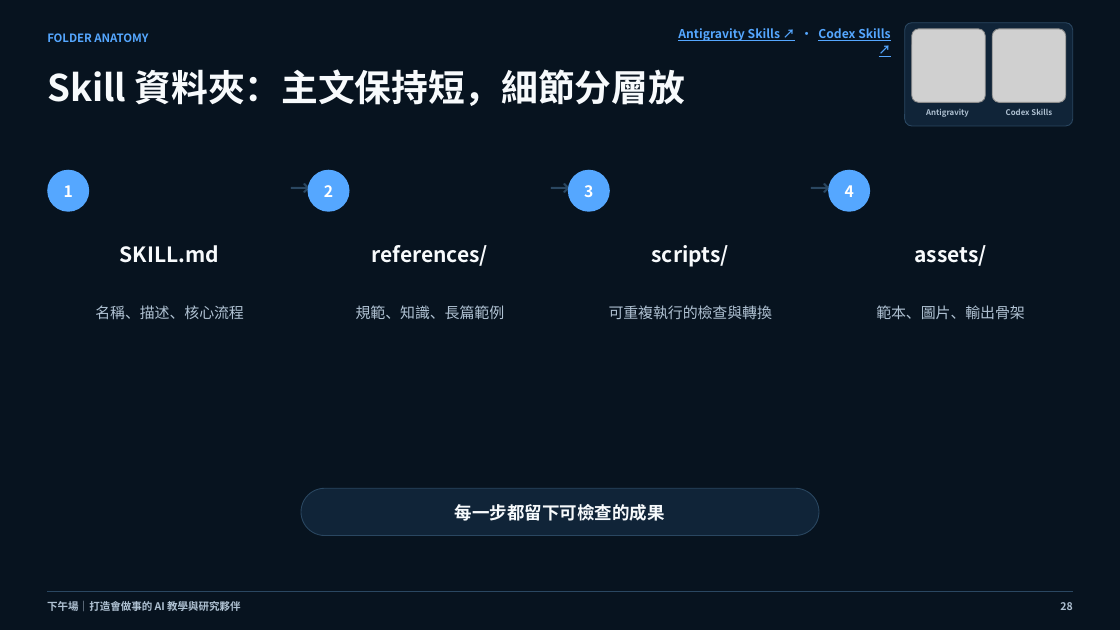
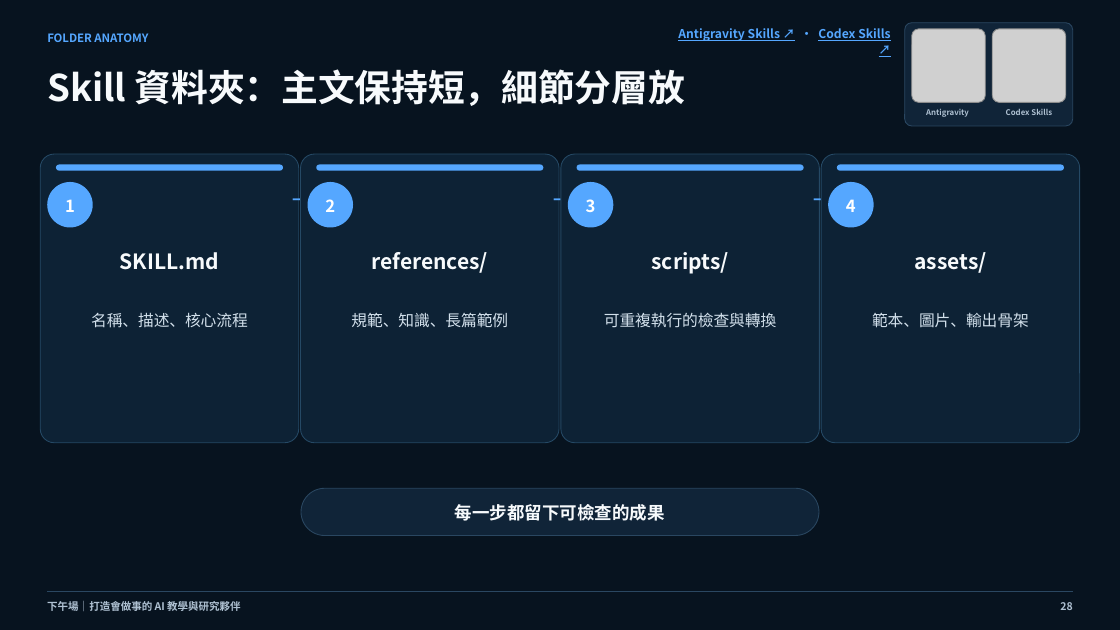
Before and after one commit to cagoooo/ncu-ai-agent-workshop-20260826, a slide deck: slide 28 of 01_簡報/下午場_打造會做事的AI教學與研究夥伴_資料分析實戰_20260826.pptx. Drawn at 1120x630 pixels with LibreOffice and Linux fonts; fonts in the diff are those of the drawing; grey boxes stand for pictures. Boxes give left, top, right and bottom in pixels: in the first picture for what was removed or moved away, otherwise in the second. Text is boxed around its words. In the diff, an @@ line names an element or a change of style, - is before the commit and + after.

Commit message:
📦 同步流程圖優化版簡報備援檔

```diff
--- a/01_簡報/下午場_打造會做事的AI教學與研究夥伴_資料分析實戰_20260826.pptx
+++ b/01_簡報/下午場_打造會做事的AI教學與研究夥伴_資料分析實戰_20260826.pptx
@@ rounded rectangle added at [40, 154, 299, 443], fill #0D2235, outline #254965 0.75 pt @@
@@ rounded rectangle added at [56, 165, 283, 171], fill #55A7FF @@
@@ rounded rectangle added at [301, 154, 560, 443], fill #0D2235, outline #254965 0.75 pt @@
@@ rounded rectangle added at [317, 165, 544, 171], fill #55A7FF @@
@@ rounded rectangle added at [561, 154, 820, 443], fill #0D2235, outline #254965 0.75 pt @@
@@ rounded rectangle added at [576, 165, 803, 171], fill #55A7FF @@
@@ rounded rectangle added at [822, 154, 1081, 443], fill #0D2235, outline #254965 0.75 pt @@
@@ rounded rectangle added at [837, 165, 1064, 171], fill #55A7FF @@
@@ ellipse "1": place and size @@
-ellipse "1" at [47, 170, 89, 212]
+ellipse "1" at [47, 182, 92, 228]
@@ text "→": place and size @@
-text "→" at [290, 173, 311, 215]
+text "→" at [292, 187, 310, 224]
@@ ellipse "2": place and size @@
-ellipse "2" at [308, 170, 350, 212]
+ellipse "2" at [308, 182, 353, 228]
@@ size 18.1 to 15.1 pt, text colour #2A4761 to #55A7FF in 3 elements at [813, 187, 831, 224], [292, 187, 310, 224], [553, 187, 571, 224] @@
@@ text "→": place and size @@
-text "→" at [550, 173, 571, 215]
+text "→" at [553, 187, 571, 224]
@@ size 13.5 to 14.2 pt in 4 elements at [828, 182, 874, 228], [47, 182, 92, 228], [308, 182, 353, 228], [568, 182, 613, 228] @@
@@ ellipse "3": place and size @@
-ellipse "3" at [568, 170, 610, 212]
+ellipse "3" at [568, 182, 613, 228]
@@ text "→": place and size @@
-text "→" at [811, 173, 832, 215]
+text "→" at [813, 187, 831, 224]
@@ ellipse "4": place and size @@
-ellipse "4" at [828, 170, 870, 212]
+ellipse "4" at [828, 182, 874, 228]
@@ 4 texts: place and size @@
-4 texts at [120, 245, 986, 267]
+4 texts at [120, 252, 986, 274]
@@ text "名稱、描述、核心流程": place and size @@
-text "名稱、描述、核心流程" at [95, 305, 244, 319]
+text "名稱、描述、核心流程" at [91, 312, 248, 328]
@@ text "規範、知識、長篇範例": place and size @@
-text "規範、知識、長篇範例" at [356, 305, 505, 319]
+text "規範、知識、長篇範例" at [351, 313, 508, 328]
@@ text "可重複執行的檢查與轉換": place and size @@
-text "可重複執行的檢查與轉換" at [609, 305, 772, 319]
+text "可重複執行的檢查與轉換" at [604, 313, 776, 328]
@@ size 12.8 to 13.5 pt, text colour #AFC1D2 to #D2E0EB in 4 elements at [91, 312, 248, 328], [351, 313, 508, 328], [604, 313, 776, 328], [872, 313, 1029, 328] @@
@@ text "範本、圖片、輸出骨架": place and size @@
-text "範本、圖片、輸出骨架" at [876, 305, 1025, 319]
+text "範本、圖片、輸出骨架" at [872, 313, 1029, 328]
```
Also in this commit, not shown: 5 other slides changed, 4 other files.
